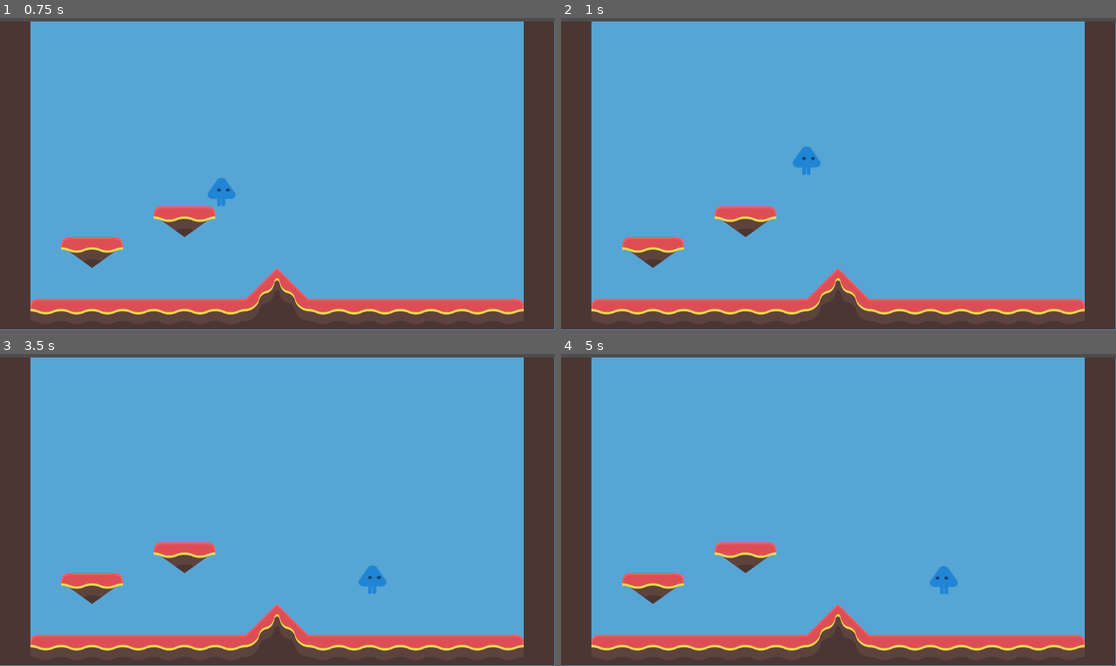
Above: before the commit, frames 1-4 (two rows, left to right).
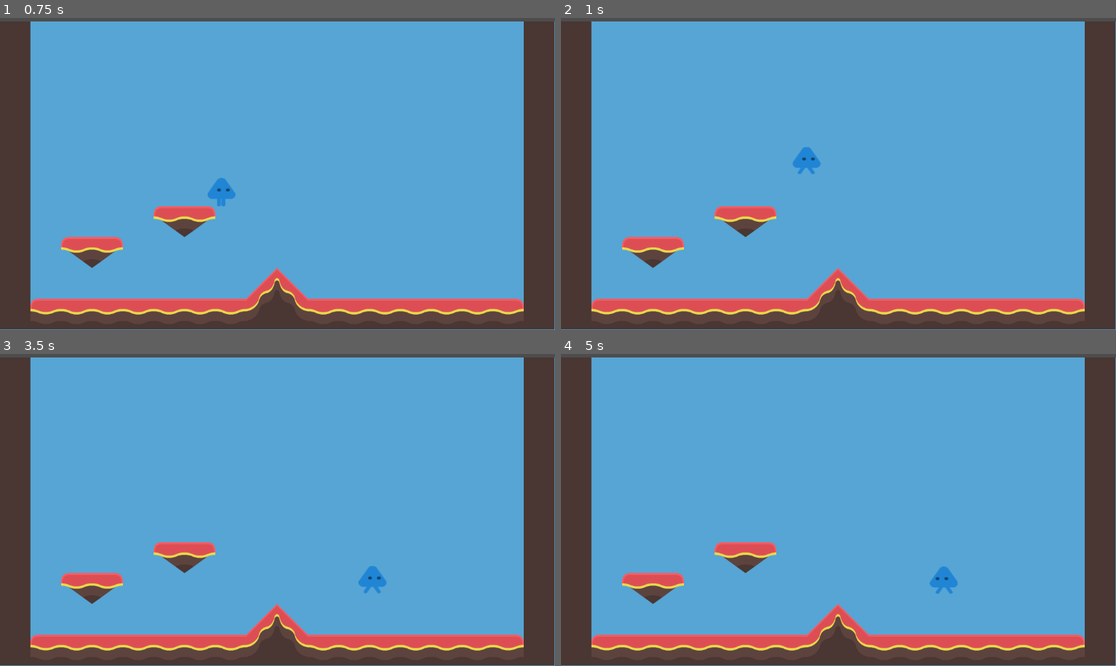
Above: after the commit, the same moments.

Repository: legendarysandbird/3mc-game
Game: Godot game, scene res://scenes/temp_level.tscn
Two runs of this game, one before a commit and one after it. Both use one fixed random seed, a clock stepped at 60 frames per second and the inputs below.
Inputs:
- Up to frame 1 (0.75 s): tap Enter at 0.5 s; hold D (player_right) from 0.53 s (still down)
- Up to frame 2 (1 s): keep holding D (player_right); tap Space (player_jump) at 0.77 s
- Up to frame 3 (3.5 s): tap Space (player_jump) at 1.52, 3.02 s; release D (player_right) at 2.03 s; hold A (player_left) 2.03-2.78 s; hold D (player_right) from 2.78 s (still down)
- Up to frame 4 (5 s): tap Space (player_jump) at 3.77, 4.52 s; release D (player_right) at 4.28 s; hold A (player_left) from 4.28 s (still down)

Frame 1 is identical in both runs. In frame 2, less than 0.1% of the frame differs, in the area x 42-47%, y 41-51%; in frame 3, less than 0.1%, in the area x 65-70%, y 67-77%; in frame 4, less than 0.1%.

Commit message:
Separate animation logic into new script. Clean up animation logic

Diff:
--- a/project.godot
+++ b/project.godot
@@ -16,7 +16,7 @@
 
 [debug]
 
-gdscript/warnings/untyped_declaration=1
+gdscript/warnings/untyped_declaration=2
 
 [input]
 
--- a/scenes/player.tscn
+++ b/scenes/player.tscn
@@ -1,9 +1,10 @@
-[gd_scene load_steps=8 format=3 uid="uid://cj03ghl2j3ane"]
+[gd_scene load_steps=9 format=3 uid="uid://cj03ghl2j3ane"]
 
 [ext_resource type="Script" path="res://scripts/player.gd" id="1_au5g1"]
 [ext_resource type="Texture2D" uid="uid://s4uy7e1maepv" path="res://assets/player_temp/playerBlue_stand.png" id="2_need0"]
 [ext_resource type="Texture2D" uid="uid://ce8jv063t0sjd" path="res://assets/player_temp/playerBlue_walk3.png" id="5_vuurp"]
 [ext_resource type="Texture2D" uid="uid://0yb4vvk8ni0w" path="res://assets/player_temp/playerBlue_walk1.png" id="6_iirhg"]
+[ext_resource type="Script" path="res://scripts/player_animation.gd" id="6_xqplr"]
 [ext_resource type="Texture2D" uid="uid://cysmv257yrlxo" path="res://assets/player_temp/playerBlue_walk2.png" id="7_2sspd"]
 
 [sub_resource type="SpriteFrames" id="SpriteFrames_tc6bn"]
@@ -42,11 +43,13 @@
 script = ExtResource("1_au5g1")
 metadata/_edit_group_ = true
 
-[node name="AnimatedSprite2D" type="AnimatedSprite2D" parent="."]
+[node name="AnimatedSprite2D" type="AnimatedSprite2D" parent="." node_paths=PackedStringArray("player")]
 position = Vector2(34.5, 34.5)
 scale = Vector2(1.31111, 1.09259)
 sprite_frames = SubResource("SpriteFrames_tc6bn")
 animation = &"walk"
+script = ExtResource("6_xqplr")
+player = NodePath("..")
 
 [node name="CollisionShape2D" type="CollisionShape2D" parent="."]
 position = Vector2(34, 34)
--- a/scripts/player.gd
+++ b/scripts/player.gd
@@ -7,28 +7,7 @@
 
 # Called when the node enters the scene tree for the first time.
 func _ready() -> void:
-	$AnimatedSprite2D.set_animation("still")
-
-# Basic player walking animation logic
-func animate() -> void:
-	if !Input.is_anything_pressed():
-		$AnimatedSprite2D.set_animation("still")
-
-	if Input.is_action_pressed("player_left") or Input.is_action_pressed("player_right"):
-		$AnimatedSprite2D.set_animation("walk")
-
-	# If not moving left/right, be still. Elif on the floor, set looking direction appropriately. If in the air and not moving, don't play.
-	if velocity.x == 0:
-		$AnimatedSprite2D.set_animation("still")
-	elif is_on_floor():
-		if velocity.x > 0:
-			$AnimatedSprite2D.flip_h = false
-		elif velocity.x < 0:
-			$AnimatedSprite2D.flip_h = true
-		$AnimatedSprite2D.play()
-	else:
-		$AnimatedSprite2D.stop()
-
+	pass
 
 # Crude checking if the player is eligibile to jump
 func is_jump_eligible() -> bool:
@@ -41,7 +20,6 @@
 	if !is_on_floor():
 		velocity.y += gravity * delta
 
-
 	if Input.is_action_pressed("player_jump") and is_jump_eligible():
 		velocity.y -= JUMP_VELOCITY
 		$JumpTimer.start()
@@ -51,5 +29,5 @@
 	if Input.is_action_pressed("player_right"):
 		velocity.x += MOVE_SPEED
 
-	animate()
+	$AnimatedSprite2D.animate()
 	move_and_slide()
--- /dev/null
+++ b/scripts/player_animation.gd
@@ -0,0 +1,19 @@
+extends AnimatedSprite2D
+@export var player: Node
+
+func _ready() -> void:
+	set_animation("still")
+
+func animate() -> void:
+	if !Input.is_anything_pressed():
+		set_animation("still")
+
+	if Input.is_action_pressed("player_left") or Input.is_action_pressed("player_right"):
+		set_animation("walk")
+		if player.velocity.x > 0:
+			flip_h = false
+		elif player.velocity.x < 0:
+			flip_h = true
+		play()
+	else:
+		stop()
